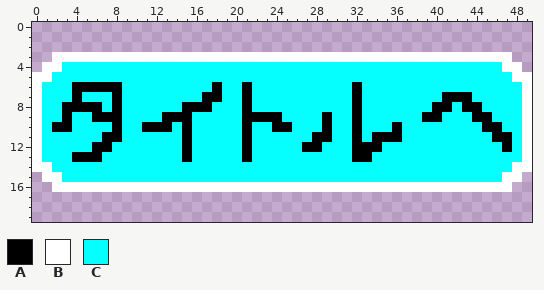
File history of a pixel-art sprite, src/stage/title.png. Above: the version before the commit.
The file is 250x100 pixels, drawn in blocks of 5x5; one block is one cell here.
Palette (. is transparent): A #000000  B #ffffff  C #05ffff
Pixels before, first column x 0:
 3 ..BBBBBBBBBBBBBBBBBBBBBBBBBBBBBBBBBBBBBBBBBBBBBB..
 4 .BBCCCCCCCCCCCCCCCCCCCCCCCCCCCCCCCCCCCCCCCCCCCCBB.
 5 BBCCCCCCCCCCCCCCCCCCCCCCCCCCCCCCCCCCCCCCCCCCCCCCBB
 6 BCCCAAAAACCCCCCCCCACCACCCCCCCCCCACCCCCCCCCCCCCCCCB
 7 BCCCACCCACCCCCCCCAACCACCCCCCCCCCACCCCCCCCAAACCCCCB
 8 BCCAAAACACCCCCCAAACCCACCCCCCCCCCACCCCCCCAACAACCCCB
 9 BCCACCAAACCCCAAACCCCCAAAACCCCACCACCCCCCAACCCAACCCB
10 BCAACCCCACCAAACACCCCCACCAACCCACCACCCACCCCCCCCAACCB
11 BCCCCCCAACCCCCCACCCCCACCCCCCAACCACAAACCCCCCCCCAACB
12 BCCCCCAACCCCCCCACCCCCACCCCCAACCCAAACCCCCCCCCCCCACB
13 BCCCAAACCCCCCCCACCCCCACCCCCCCCCCAACCCCCCCCCCCCCCCB
14 BBCCCCCCCCCCCCCCCCCCCCCCCCCCCCCCCCCCCCCCCCCCCCCCBB
15 .BBCCCCCCCCCCCCCCCCCCCCCCCCCCCCCCCCCCCCCCCCCCCCBB.
16 ..BBBBBBBBBBBBBBBBBBBBBBBBBBBBBBBBBBBBBBBBBBBBBB..
Now the later version:
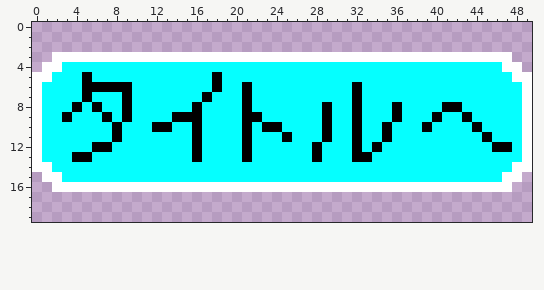
Changes in this commit:
y 5: x 5 C -> A; x 18 C -> A
y 6: x 4 A -> C; x 9 C -> A
y 7: x 4..5 AC -> CA; x 8..9 AC -> CA; x 18 A -> C; x 41..43 AAA -> CCC
y 8: x 3 A -> C; x 5 A -> C; x 8..9 AC -> CA; x 15 A -> C; x 17 A -> C; x 29 C -> A; x 36 C -> A; x 40 A -> C; x 42..44 CAA -> ACC
y 9: x 6 A -> C; x 8..9 AC -> CA; x 13 A -> C; x 16 C -> A; x 23..24 AA -> CC; x 36 C -> A; x 39 A -> C; x 43..45 CAA -> ACC
y 10: x 2..3 AA -> CC; x 11 A -> C; x 15..16 AC -> CA; x 23 C -> A; x 25 A -> C; x 35..36 CA -> AC; x 39 C -> A; x 44..46 CAA -> ACC
y 11: x 7 A -> C; x 15..16 AC -> CA; x 25 C -> A; x 28 A -> C; x 34 A -> C; x 36 A -> C; x 45..47 CAA -> ACC
y 12: x 15..16 AC -> CA; x 27 A -> C; x 33 A -> C; x 46 C -> A
y 13: x 6 A -> C; x 15..16 AC -> CA; x 28 C -> A
Where, in picture pixels (left, top, right, bottom), the same in both pictures:
changed: (52, 72, 332, 162)
changed: (362, 92, 512, 152)
